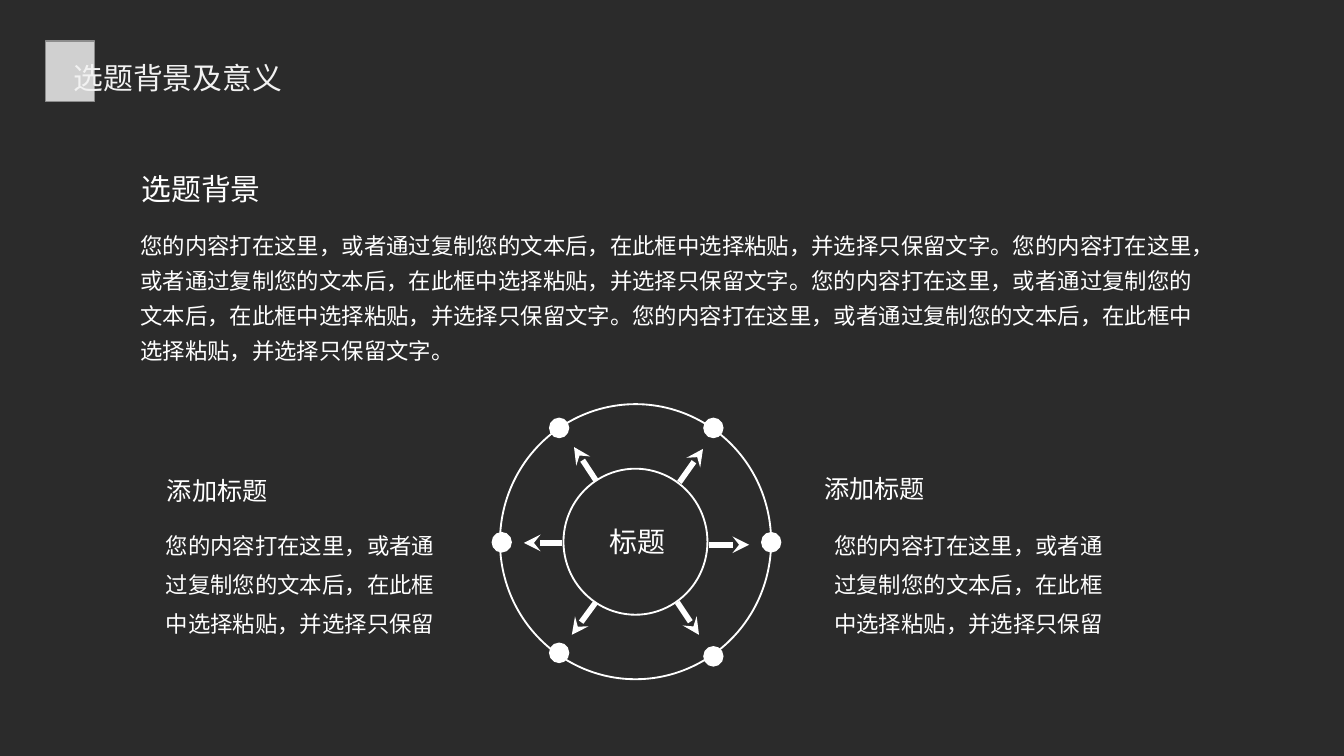
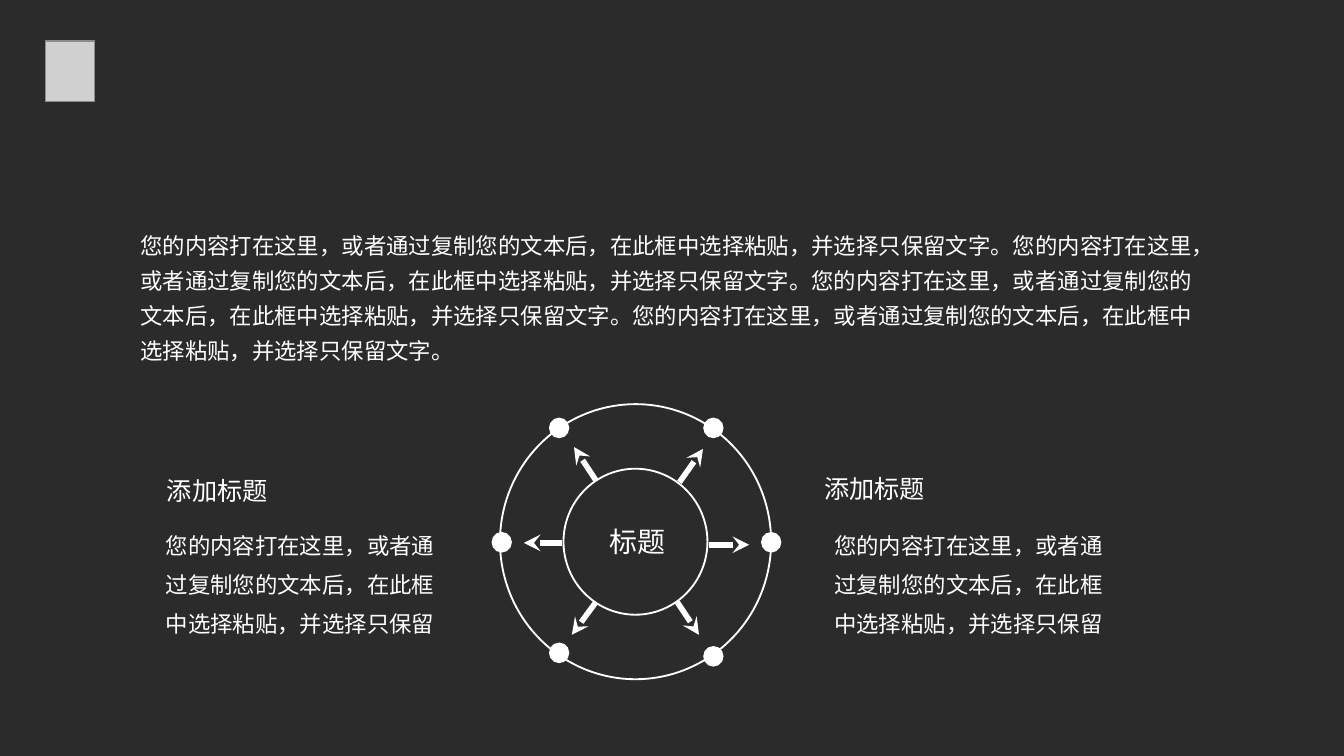
Before and after one commit to windright/ml_refer, a slide deck: slide 4 of 202001/年终总结.pptx. Drawn at 1344x756 pixels with LibreOffice and Linux fonts; fonts in the diff are those of the drawing; grey boxes stand for pictures; background and template pictures are left out; a plain dark background stands for a picture behind light text. Boxes give left, top, right and bottom in pixels: in the first picture for what was removed or moved away, otherwise in the second. Text is boxed around its words. In the diff, an @@ line names an element or a change of style, - is before the commit and + after.

```diff
--- a/202001/年终总结.pptx
+++ b/202001/年终总结.pptx
@@ text removed at (x1=74, y1=59, x2=282, y2=97) @@
-选题背景及意义
@@ text removed at (x1=142, y1=175, x2=261, y2=203) @@
-选题背景
```
Also in this commit, not shown: 2 other slides changed, 2 slides removed.
